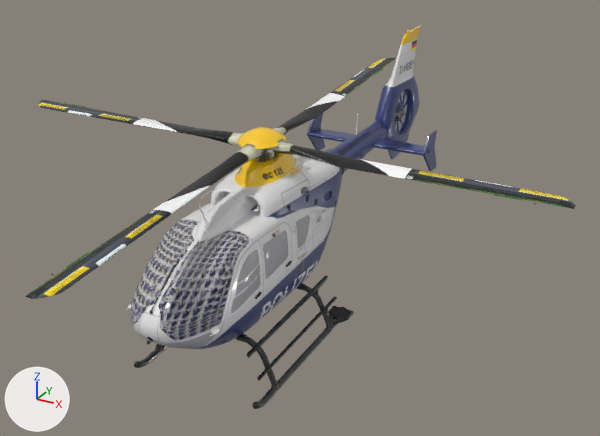
Renders of the glTF model h135/DHBBY.gltf from each side of a commit.
One viewpoint serves both versions: a 50 mm lens placed at (6.79, -8.04, 6.17), pointed at (0.23, 3.9, 0.2). Lighting does not change. The marker at lower left points along +X, +Y and +Z. The picture after the commit comes second. Where no turn or scale is listed for an object, it has been applied to the vertices. Vertices at exactly the same position are counted once.

In view in the first picture: 'Exterior', 'Spin_0', 'Spin_10', 'Spin_11', 'Spin_12', 'Spin_13', 'Spin_14', 'Spin_15', 'Spin_16', 'Spin_17', 'Spin_18', 'Spin_19', 'Spin_20', 'Spin_21', 'Spin_22', 'Spin_3', 'Spin_4', 'Spin_5', 'Spin_6', 'Spin_7', 'Spin_8' and 2 more.
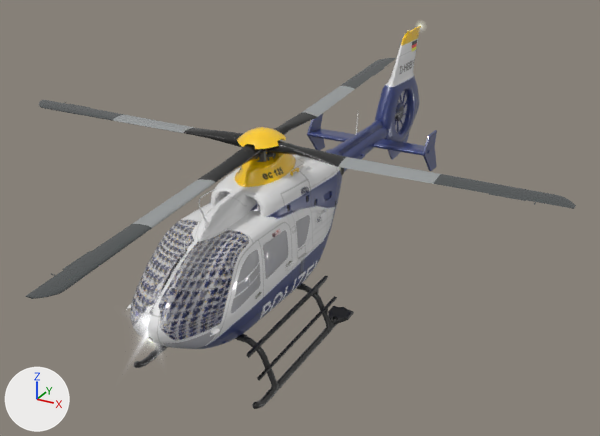
Where the newer file only moved an object's origin or applied its transform, the numbers keep the older frame.

Location of each change, (x1, y1, x2, y2) in pixels of the pictures (600 x 436 px):
'Spin_17', recoloured
    both: (26, 236, 133, 299)
'Spin_22', recoloured
    both: (460, 179, 576, 209)
'Spin_16', recoloured
    both: (115, 206, 177, 241)
'Spin_21', recoloured
    both: (397, 167, 467, 188)
'Spin_20', recoloured
    both: (336, 156, 404, 177)
'Spin_15', recoloured
    both: (159, 178, 217, 210)
'Spin_12', recoloured
    both: (39, 100, 108, 118)
'Spin_7', recoloured
    both: (349, 58, 396, 82)
'Spin_5', recoloured
    both: (301, 95, 341, 118)
'Spin_10', recoloured
    both: (139, 119, 195, 134)
'Spin_11', recoloured
    both: (96, 112, 149, 125)
'Spin_6', recoloured
    both: (327, 79, 364, 99)
'Spin_13', recoloured (grey to black)
    both: (235, 144, 266, 163)
'Spin_18', recoloured (grey to black)
    both: (267, 141, 296, 157)
'Spin_8', recoloured
    both: (225, 132, 246, 148)
'Spin_3', recoloured
    both: (274, 126, 289, 135)
part 1 of me_exterior, recoloured
    both: (256, 167, 344, 299)

Diff of the bpy script that builds the scene:
```diff
--- a/h135/DHBBY.gltf.py
+++ b/h135/DHBBY.gltf.py
@@ mat_glass_light_9 @@
+mat_glass_light_9 = bpy.data.materials.new('GLASS_Light_9')
+# uses the picture img_1_webp
@@ mat_glass_plane001xmat002_3 @@
+mat_glass_plane001xmat002_3 = bpy.data.materials.new('GLASS_Plane001Xmat002_3')
+# uses the picture img_1_webp
@@ mat_fuselage_8 @@
+mat_fuselage_8 = principled_material('fuselage_8')
+mat_fuselage_8.texture = img_2_webp
+mat_fuselage_8.roughness = 0.47
@@ me_exterior @@
-me_exterior.from_pydata(...)  # 11982 vertices, 22129 faces; spans x -1.37..1.37, y -5.01..5.01, z -2.15..2.15
+me_exterior.from_pydata(...)  # 11996 vertices, 22147 faces; spans x -1.37..1.37, y -5.85..5.05, z -2.15..2.26
+# me_exterior part 1: 1025 faces spanning x -0.82..0.81, y -3.38..0.35, z -0.58..0.65 switch from mat_fuselage_6 (picture img_1_webp) to mat_fuselage_8 (picture img_2_webp)
+# edits to the shape of me_exterior do not show in these pictures
 me_exterior.materials.append(mat_livery0_fuselage_0)
@@ me_exterior @@
 me_exterior.materials.append(mat_livery0_glas_2)
-me_exterior.materials.append(mat_fuselage_3)  # white #ffffff
 me_exterior.materials.append(mat_glass_glas_4)
@@ me_exterior @@
 me_exterior.materials.append(mat_black_8)
+me_exterior.materials.append(mat_glass_plane001xmat002_3)
+me_exterior.materials.append(mat_fuselage_7)  # picture img_2_webp
+me_exterior.materials.append(mat_glass_light_9)
@@ me_spin_3 @@
 me_spin_3.from_pydata(...)  # 233 vertices, 388 faces; spans x -0.158..0.158, y -0.285..0.285, z -0.179..0.179
-me_spin_3.materials.append(mat_rotor_70)  # picture img_2_webp
+me_spin_3.materials.append(mat_rotor_66)  # picture img_3_webp
@@ me_spin_4 @@
 me_spin_4.from_pydata(...)  # 48 vertices, 64 faces; spans x -0.174..0.174, y -0.399..0.399, z -0.075..0.075
-me_spin_4.materials.append(mat_rotor_70)  # picture img_2_webp
+me_spin_4.materials.append(mat_rotor_66)  # picture img_3_webp
@@ me_spin_5 @@
 me_spin_5.from_pydata(...)  # 32 vertices, 32 faces; spans x -0.168..0.168, y -0.506..0.506, z -0.069..0.069
-me_spin_5.materials.append(mat_rotor_70)  # picture img_2_webp
+me_spin_5.materials.append(mat_rotor_66)  # picture img_3_webp
@@ me_spin_6 @@
 me_spin_6.from_pydata(...)  # 32 vertices, 32 faces; spans x -0.168..0.168, y -0.484..0.484, z -0.065..0.065
-me_spin_6.materials.append(mat_rotor_70)  # picture img_2_webp
+me_spin_6.materials.append(mat_rotor_66)  # picture img_3_webp
@@ me_spin_7 @@
 me_spin_7.from_pydata(...)  # 186 vertices, 354 faces; spans x -0.21..0.21, y -0.8..0.8, z -0.09..0.09
-me_spin_7.materials.append(mat_rotor_70)  # picture img_2_webp
+me_spin_7.materials.append(mat_rotor_66)  # picture img_3_webp
@@ me_spin_8 @@
 me_spin_8.from_pydata(...)  # 233 vertices, 388 faces; spans x -0.276..0.276, y -0.159..0.159, z -0.18..0.18
-me_spin_8.materials.append(mat_rotor_70)  # picture img_2_webp
+me_spin_8.materials.append(mat_rotor_66)  # picture img_3_webp
@@ me_spin_10 @@
 me_spin_10.from_pydata(...)  # 32 vertices, 32 faces; spans x -0.506..0.506, y -0.168..0.168, z -0.022..0.022
-me_spin_10.materials.append(mat_rotor_70)  # picture img_2_webp
+me_spin_10.materials.append(mat_rotor_66)  # picture img_3_webp
@@ me_spin_11 @@
 me_spin_11.from_pydata(...)  # 32 vertices, 32 faces; spans x -0.484..0.484, y -0.167..0.167, z -0.023..0.023
-me_spin_11.materials.append(mat_rotor_70)  # picture img_2_webp
+me_spin_11.materials.append(mat_rotor_66)  # picture img_3_webp
@@ me_spin_12 @@
 me_spin_12.from_pydata(...)  # 186 vertices, 354 faces; spans x -0.8..0.8, y -0.21..0.21, z -0.03..0.03
-me_spin_12.materials.append(mat_rotor_70)  # picture img_2_webp
+me_spin_12.materials.append(mat_rotor_66)  # picture img_3_webp
@@ me_spin_13 @@
 me_spin_13.from_pydata(...)  # 233 vertices, 388 faces; spans x -0.158..0.158, y -0.286..0.286, z -0.179..0.179
-me_spin_13.materials.append(mat_rotor_70)  # picture img_2_webp
+me_spin_13.materials.append(mat_rotor_66)  # picture img_3_webp
@@ me_spin_14 @@
 me_spin_14.from_pydata(...)  # 48 vertices, 64 faces; spans x -0.174..0.174, y -0.397..0.397, z -0.094..0.094
-me_spin_14.materials.append(mat_rotor_70)  # picture img_2_webp
+me_spin_14.materials.append(mat_rotor_66)  # picture img_3_webp
@@ me_spin_15 @@
 me_spin_15.from_pydata(...)  # 32 vertices, 32 faces; spans x -0.168..0.168, y -0.507..0.507, z -0.068..0.068
-me_spin_15.materials.append(mat_rotor_70)  # picture img_2_webp
+me_spin_15.materials.append(mat_rotor_66)  # picture img_3_webp
@@ me_spin_16 @@
 me_spin_16.from_pydata(...)  # 32 vertices, 32 faces; spans x -0.168..0.168, y -0.484..0.484, z -0.064..0.064
-me_spin_16.materials.append(mat_rotor_70)  # picture img_2_webp
+me_spin_16.materials.append(mat_rotor_66)  # picture img_3_webp
@@ me_spin_17 @@
 me_spin_17.from_pydata(...)  # 186 vertices, 354 faces; spans x -0.21..0.21, y -0.8..0.8, z -0.08..0.08
-me_spin_17.materials.append(mat_rotor_70)  # picture img_2_webp
+me_spin_17.materials.append(mat_rotor_66)  # picture img_3_webp
@@ me_spin_18 @@
 me_spin_18.from_pydata(...)  # 233 vertices, 388 faces; spans x -0.276..0.276, y -0.157..0.157, z -0.176..0.176
-me_spin_18.materials.append(mat_rotor_70)  # picture img_2_webp
+me_spin_18.materials.append(mat_rotor_66)  # picture img_3_webp
@@ me_spin_19 @@
 me_spin_19.from_pydata(...)  # 48 vertices, 64 faces; spans x -0.395..0.395, y -0.172..0.172, z -0.071..0.071
-me_spin_19.materials.append(mat_rotor_70)  # picture img_2_webp
+me_spin_19.materials.append(mat_rotor_66)  # picture img_3_webp
@@ me_spin_20 @@
 me_spin_20.from_pydata(...)  # 32 vertices, 32 faces; spans x -0.506..0.506, y -0.167..0.167, z -0.035..0.035
-me_spin_20.materials.append(mat_rotor_70)  # picture img_2_webp
+me_spin_20.materials.append(mat_rotor_66)  # picture img_3_webp
@@ me_spin_21 @@
 me_spin_21.from_pydata(...)  # 32 vertices, 32 faces; spans x -0.484..0.484, y -0.167..0.167, z -0.031..0.031
-me_spin_21.materials.append(mat_rotor_70)  # picture img_2_webp
+me_spin_21.materials.append(mat_rotor_66)  # picture img_3_webp
@@ me_spin_22 @@
 me_spin_22.from_pydata(...)  # 186 vertices, 354 faces; spans x -0.8..0.8, y -0.21..0.21, z -0.03..0.03
-me_spin_22.materials.append(mat_rotor_70)  # picture img_2_webp
+me_spin_22.materials.append(mat_rotor_66)  # picture img_3_webp
```
